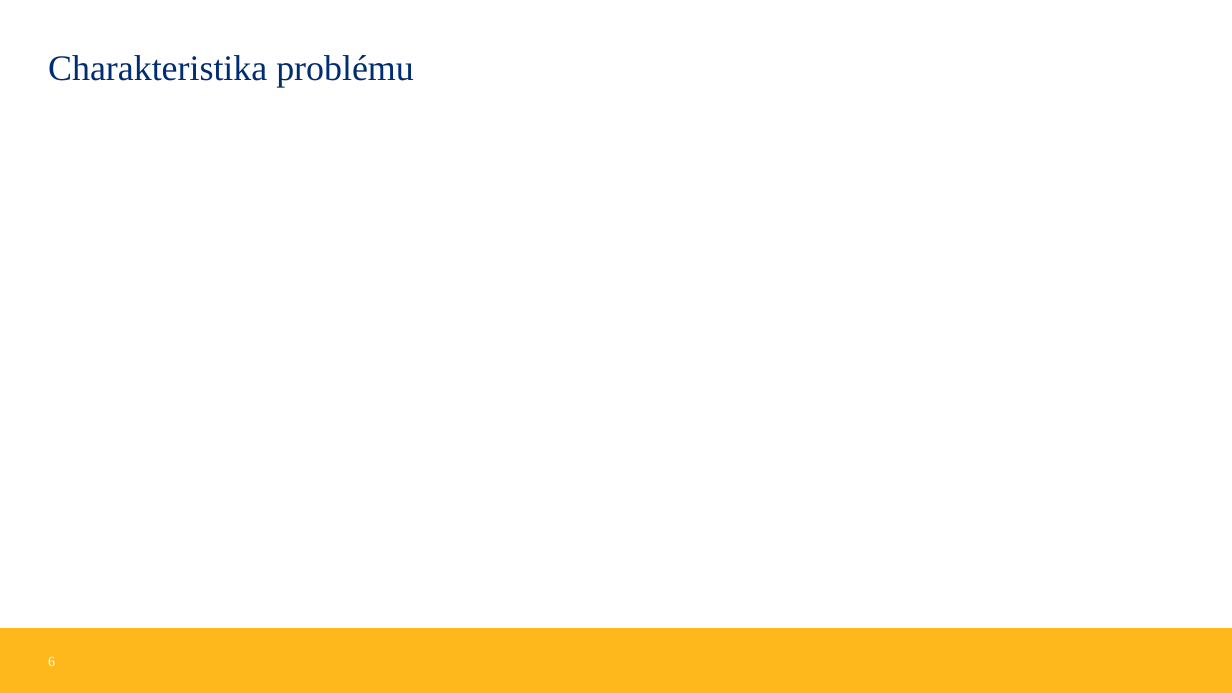
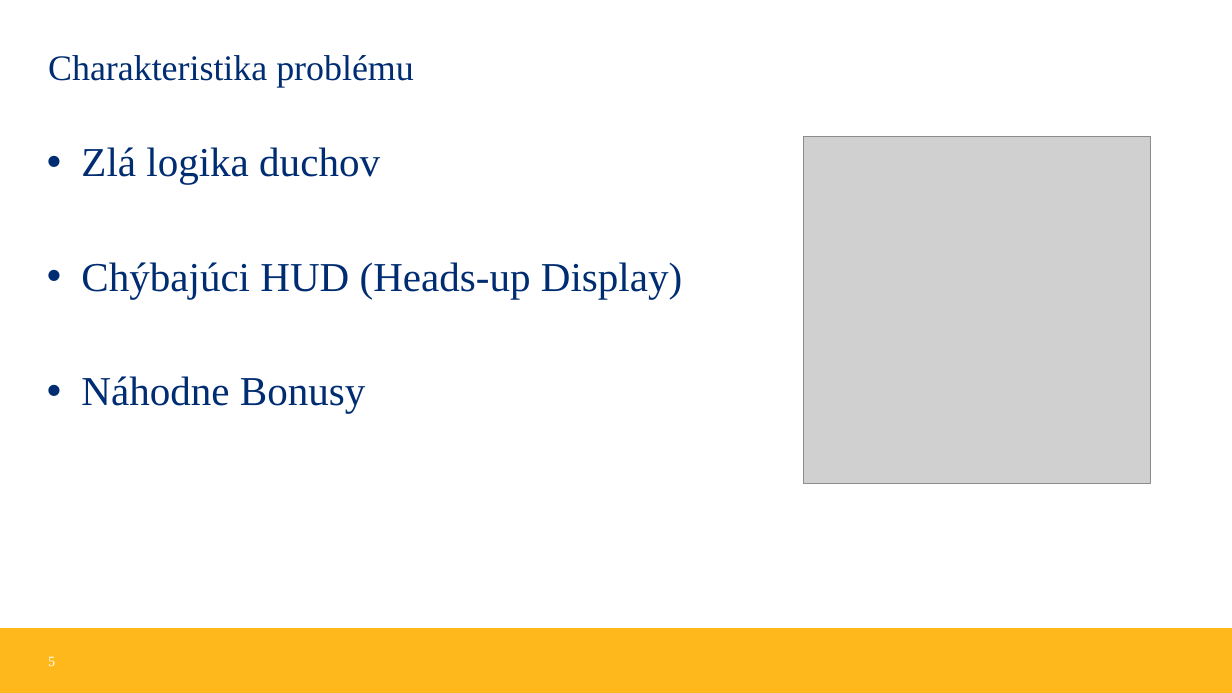
Before and after one commit to M4kovka/T2-PacMan, a slide deck: slide 5 of Pac-ManV3_animated.pptx (slide 6 before the commit). Drawn at 1232x693 pixels with LibreOffice and Linux fonts; fonts in the diff are those of the drawing; grey boxes stand for pictures; background and template pictures are left out. Boxes give left, top, right and bottom in pixels: in the first picture for what was removed or moved away, otherwise in the second. Text is boxed around its words. In the diff, an @@ line names an element or a change of style, - is before the commit and + after.

Commit message:
Added 'Charakteristika Problému', and removed useless slides

```diff
--- a/Pac-ManV3_animated.pptx
+++ b/Pac-ManV3_animated.pptx
@@ text added at (x1=81, y1=147, x2=682, y2=413), 32 pt, text #002D72 @@
+• Zlá logika duchov
+• Chýbajúci HUD (Heads-up Display)
+• Náhodne Bonusy
@@ picture added at (x1=804, y1=137, x2=1151, y2=483) @@
@@ page number at (x1=48, y1=656, x2=55, y2=666): text changed @@
-6
+5
```
Also in this commit, not shown: 2 other slides changed, 3 slides removed.
